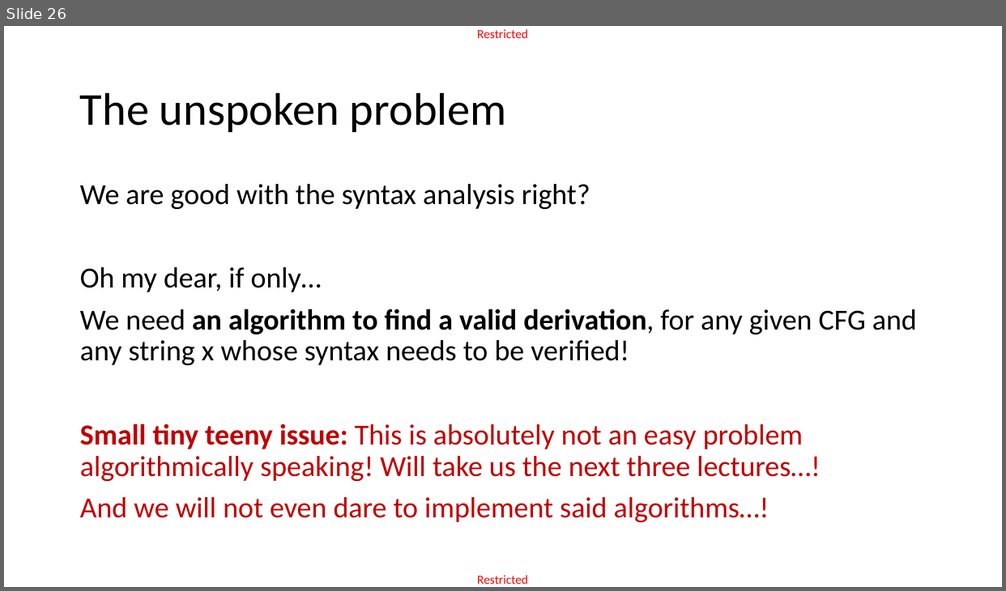
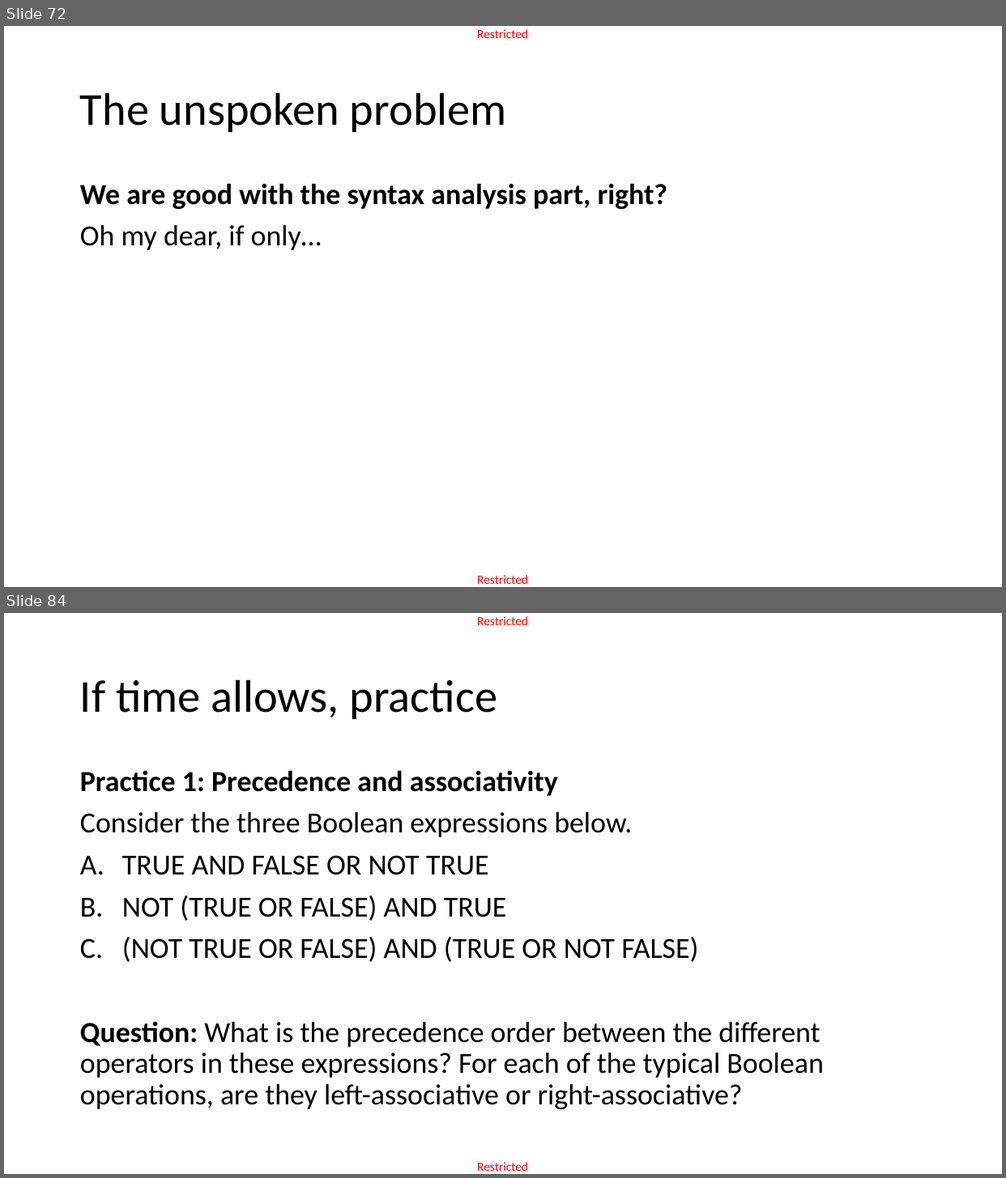
Before and after one commit to matthieudemari/SUTD_PLC_50_051, a slide deck: W10/W10S3/W10S3.pptx. Shown one above the other, each under a label of ours: slide 26 before the commit, slides 72 and 84 after it; the slides between them are not shown. The pictures are 1006x591 and 1006x1178 pixels, drawn with LibreOffice and Linux fonts; fonts in the diff are those of the drawing. Boxes give left, top, right and bottom in pixels: in the first picture for what was removed or moved away, otherwise in the second. Text is boxed around its words. In the diff, an @@ line names an element or a change of style, - is before the commit and + after.

```diff
--- a/W10/W10S3/W10S3.pptx
+++ b/W10/W10S3/W10S3.pptx
@@ slide 84 added at (x1=4, y1=613, x2=1002, y2=1174), background #FFFFFF; not listed: 2 template elements that a slide beside it also shows @@
@@ title added at (x1=80, y1=679, x2=497, y2=719), 44 pt, text #000000 @@
+If time allows, practice
@@ text added at (x1=80, y1=770, x2=823, y2=1110), 28 pt, text #000000 @@
+Practice 1: Precedence and associativity
+Consider the three Boolean expressions below.
+A. TRUE AND FALSE OR NOT TRUE
+B. NOT (TRUE OR FALSE) AND TRUE
+C. (NOT TRUE OR FALSE) AND (TRUE OR NOT FALSE)
+Question: What is the precedence order between the different operators in these expressions? For each of the typical Boolean operations, are they left-associative or right-associative?
@@ what was slide 26 is now slide 72 @@
@@ slide 72 changed as well @@
@@ text at (x1=80, y1=183, x2=668, y2=209): text changed; bold on @@
-We are good with the syntax analysis right?
+We are good with the syntax analysis part, right?
@@ text at (x1=80, y1=309, x2=917, y2=523): paragraphs removed @@
-We need an algorithm to find a valid derivation, for any given CFG and any string x whose syntax needs to be verified!
-Small tiny teeny issue: This is absolutely not an easy problem algorithmically speaking! Will take us the next three lectures…!
-And we will not even dare to implement said algorithms…!
```
Also in this commit, not shown: 4 other slides changed, 66 other slides added, 6 slides removed, 3 other files.
